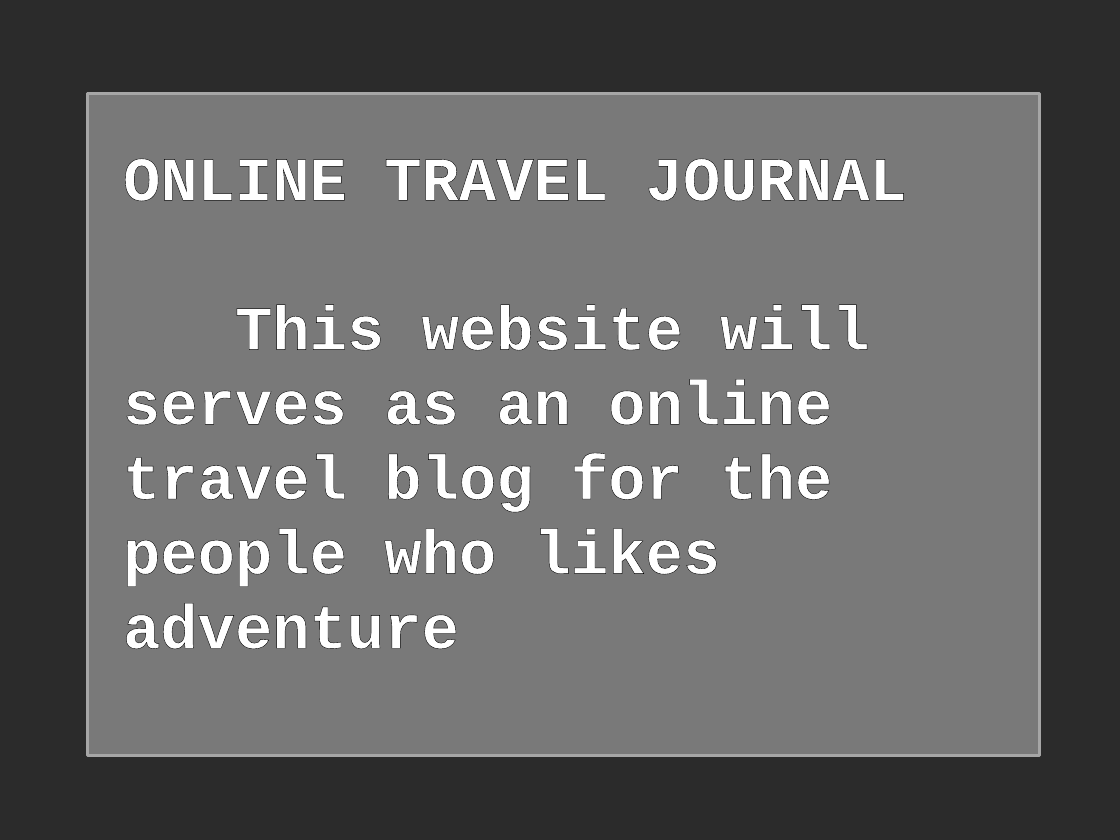
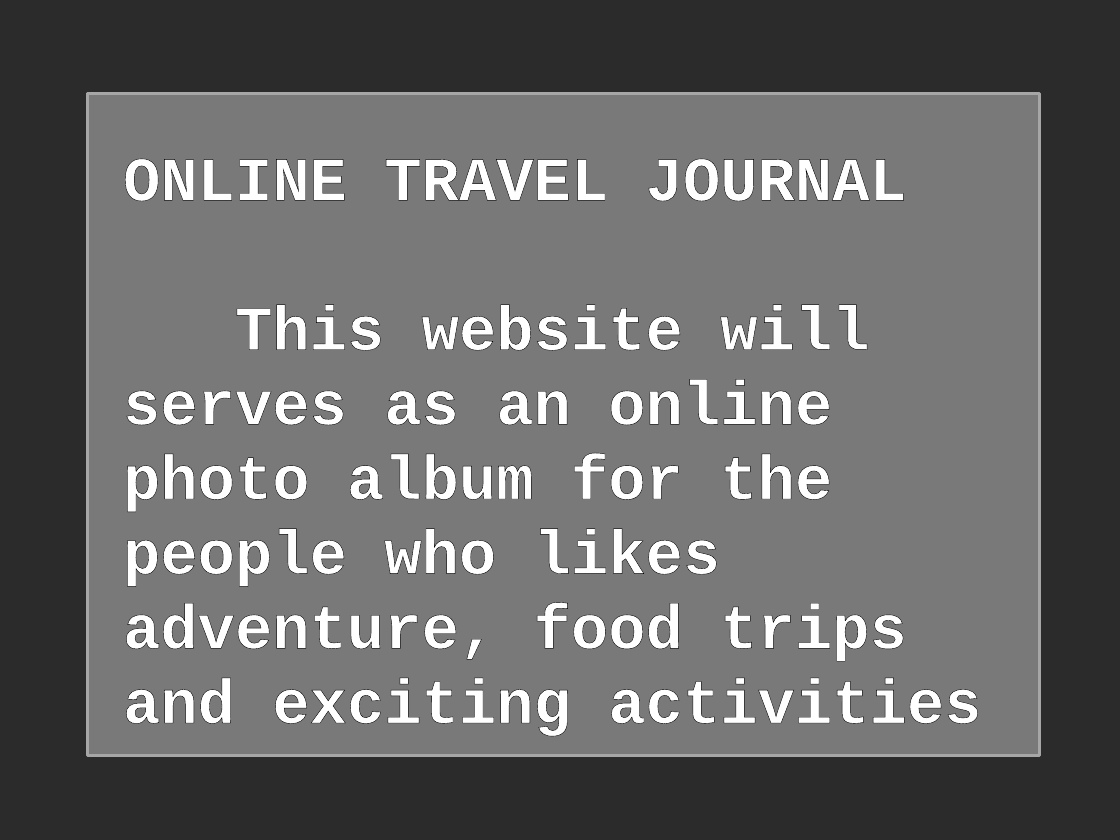
Before and after one commit to aryanjoyz/HCI-Finals, a slide deck: slide 11 of Pitch Deck.pptx. Drawn at 1120x840 pixels with LibreOffice and Linux fonts; fonts in the diff are those of the drawing; background and template pictures are left out; a plain dark background stands for a picture behind light text. Boxes give left, top, right and bottom in pixels: in the first picture for what was removed or moved away, otherwise in the second. Text is boxed around its words. In the diff, an @@ line names an element or a change of style, - is before the commit and + after.

```diff
--- a/Pitch Deck.pptx
+++ b/Pitch Deck.pptx
@@ text at (x1=123, y1=305, x2=981, y2=736): text changed @@
-This website will serves as an online travel blog for the people who likes adventure
+This website will serves as an online photo album for the people who likes adventure, food trips and exciting activities
```
Also in this commit, not shown: 4 other slides changed, 1 slide removed, 22 other files.
